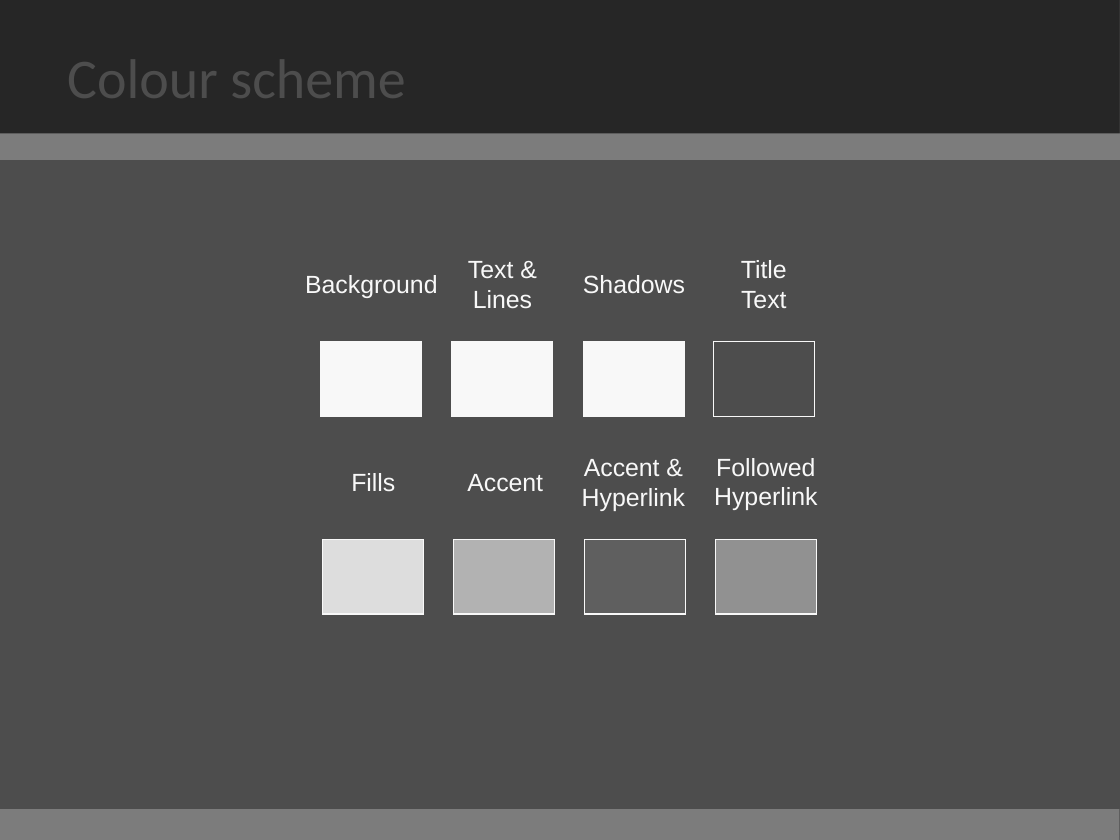
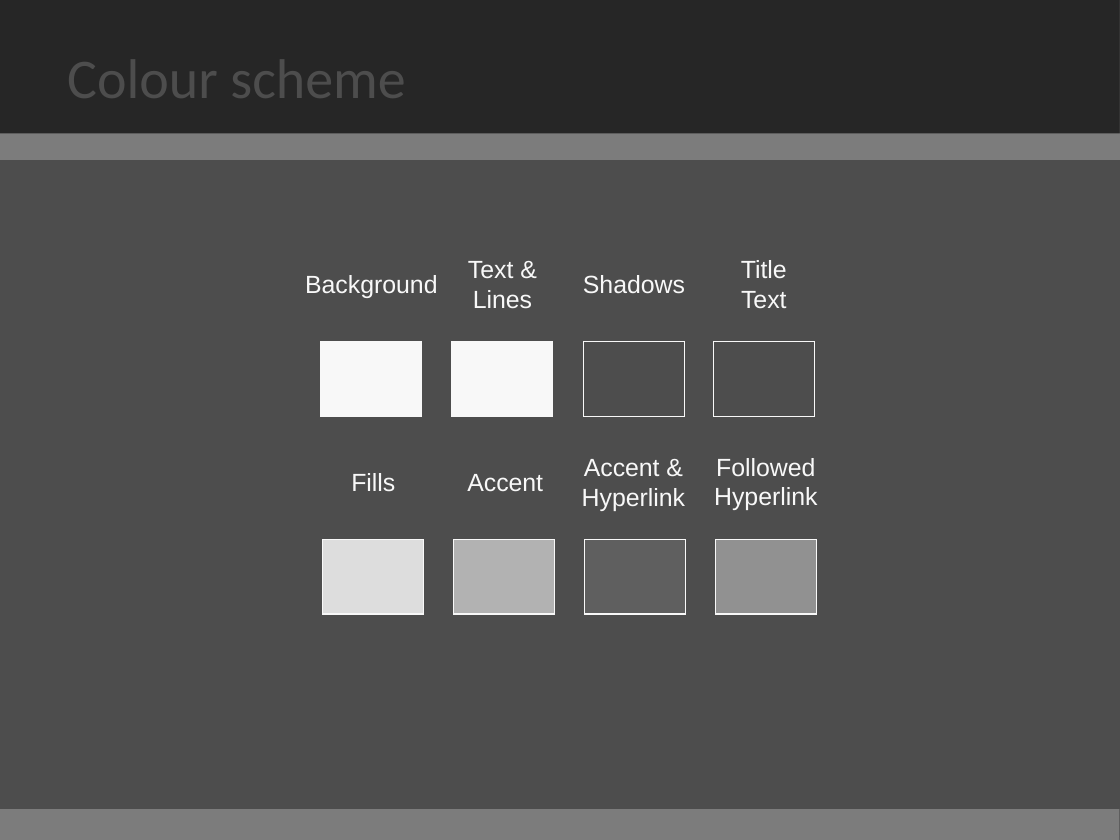
Before and after one commit to croweg/projet-mopidy-juke, a slide deck: slide 6 of presentation/template.pptx (slide 4 before the commit). Drawn at 1120x840 pixels with LibreOffice and Linux fonts; fonts in the diff are those of the drawing. Boxes give left, top, right and bottom in pixels: in the first picture for what was removed or moved away, otherwise in the second. Text is boxed around its words. In the diff, an @@ line names an element or a change of style, - is before the commit and + after.

```diff
--- a/presentation/template.pptx
+++ b/presentation/template.pptx
@@ rectangle at (584,342,684,417): fill #F8F8F8 to #4D4D4D @@
```
Also in this commit, not shown: 1 other slide changed, 4 slides added, 2 slides removed.
